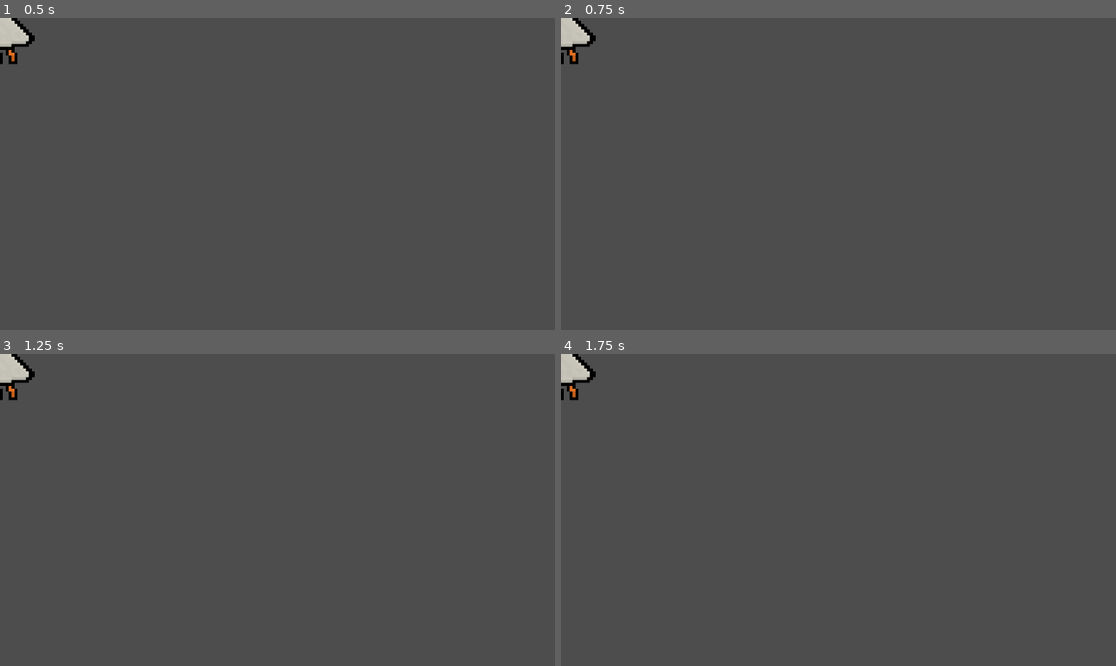
Above: before the commit, frames 1-4 (two rows, left to right).
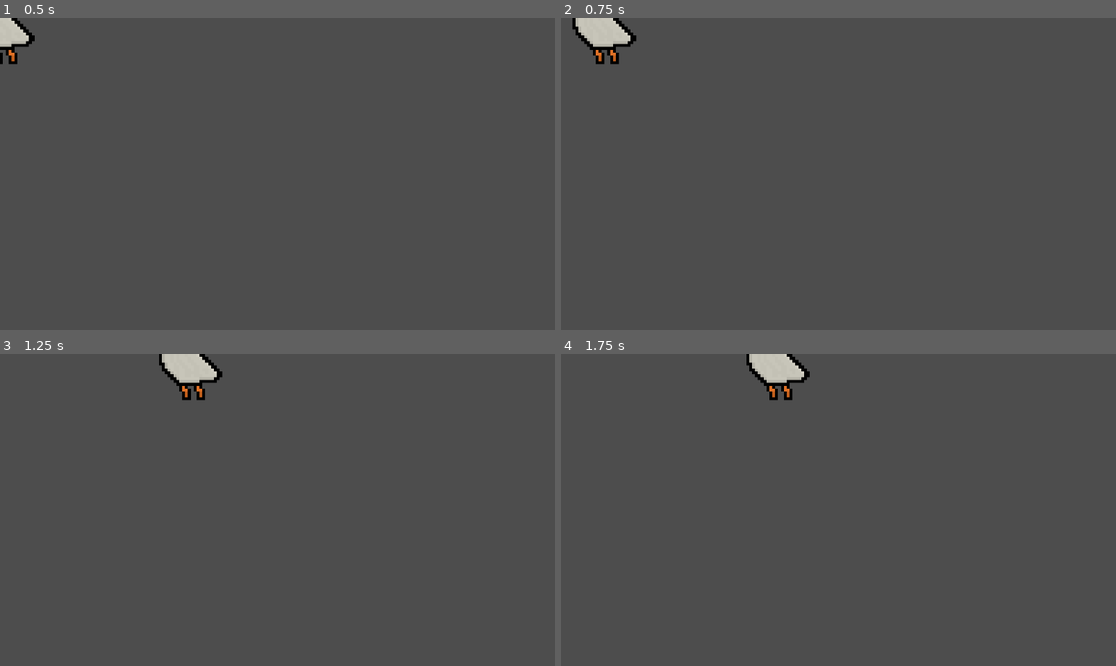
Above: after the commit, the same moments.

Repository: Canapca/NukeDuck
Game: Godot game, scene res://Objects/Player/PlayerCharacter.tscn
Same seed, same stepped clock (60 frames per second), same inputs: the game is played once before the commit and once after it. This scene is started directly instead of the project's main scene.
Inputs (mouse positions are in pixels of both pictures, inside the frame that each line leads up to):
- Up to frame 1 (0.5 s): no input
- Up to frame 2 (0.75 s): tap Enter at 0.5 s; move the mouse to (960, 158) at 0.52 s; hold D (Right, bound only after the commit) from 0.53 s (still down)
- Up to frame 3 (1.25 s): keep holding D (Right, bound only after the commit)
- Up to frame 4 (1.75 s): move the mouse to (727, 525) at 1.27 s; release D (Right, bound only after the commit) at 1.28 s; hold S (Down, bound only after the commit) from 1.28 s (still down)

Frame 1 is identical in both runs. In frame 2, 1.4% of the frame differs, in the area x 0-14%, y 0-15%; in frame 3, 1.6%, in the area x 0-41%, y 0-15%; in frame 4, 1.6%.

Commit message:
Nothing finished, just saving my work on the player controller

Diff:
--- a/project/Objects/Player/PlayerCharacter.tscn
+++ b/project/Objects/Player/PlayerCharacter.tscn
@@ -1,12 +1,14 @@
-[gd_scene load_steps=3 format=3 uid="uid://b8v8s71gf1xu2"]
+[gd_scene load_steps=4 format=3 uid="uid://b8v8s71gf1xu2"]
 
 [ext_resource type="Texture2D" uid="uid://drd6s0rx4ivpn" path="res://Objects/Player/CharacterSprites/Duck01.png" id="1_1cp65"]
+[ext_resource type="Script" uid="uid://clry72qxxnrqc" path="res://Objects/Player/PlayerController.gd" id="1_kgdy8"]
 
 [sub_resource type="CapsuleShape2D" id="CapsuleShape2D_1cp65"]
 radius = 98.0
 height = 322.0
 
 [node name="Player Character" type="CharacterBody2D"]
+script = ExtResource("1_kgdy8")
 
 [node name="CollisionShape2D" type="CollisionShape2D" parent="."]
 position = Vector2(20, 0)
--- /dev/null
+++ b/project/Objects/Player/PlayerController.gd
@@ -0,0 +1,31 @@
+extends CharacterBody2D
+
+var movement = Vector2(0, 0)
+var speed_acceleration = 2
+var speed_max = 15
+
+func GetInput():
+	if Input.is_action_pressed("Left"):
+		movement.x -= speed_acceleration
+	if Input.is_action_pressed("Right"):
+		movement.x +=  speed_acceleration
+	if Input.is_action_pressed("Down"):
+		pass
+	if Input.is_action_pressed("Up"):
+		pass
+
+func MovePlayer():
+	move_and_collide(movement)
+	if (movement.x > speed_max):
+		movement.x = speed_max
+	elif (movement.x < -speed_max):
+		movement.x = -speed_max
+	if (! Input.is_action_pressed("Left")) and (! Input.is_action_pressed("Right")):
+		movement.x = movement.x / 1.6
+	if abs(movement.x) < 0.1:
+		movement.x = 0
+
+
+func _physics_process(delta: float) -> void:
+	GetInput()
+	MovePlayer()
--- a/project/project.godot
+++ b/project/project.godot
@@ -22,6 +22,34 @@
 window/size/mode=3
 window/size/resizable=false
 
+[input]
+
+Up={
+"deadzone": 0.2,
+"events": [Object(InputEventKey,"resource_local_to_scene":false,"resource_name":"","device":-1,"window_id":0,"alt_pressed":false,"shift_pressed":false,"ctrl_pressed":false,"meta_pressed":false,"pressed":false,"keycode":0,"physical_keycode":4194320,"key_label":0,"unicode":0,"location":0,"echo":false,"script":null)
+, Object(InputEventKey,"resource_local_to_scene":false,"resource_name":"","device":-1,"window_id":0,"alt_pressed":false,"shift_pressed":false,"ctrl_pressed":false,"meta_pressed":false,"pressed":false,"keycode":0,"physical_keycode":87,"key_label":0,"unicode":119,"location":0,"echo":false,"script":null)
+, Object(InputEventKey,"resource_local_to_scene":false,"resource_name":"","device":-1,"window_id":0,"alt_pressed":false,"shift_pressed":false,"ctrl_pressed":false,"meta_pressed":false,"pressed":false,"keycode":0,"physical_keycode":32,"key_label":0,"unicode":32,"location":0,"echo":false,"script":null)
+]
+}
+Down={
+"deadzone": 0.2,
+"events": [Object(InputEventKey,"resource_local_to_scene":false,"resource_name":"","device":-1,"window_id":0,"alt_pressed":false,"shift_pressed":false,"ctrl_pressed":false,"meta_pressed":false,"pressed":false,"keycode":0,"physical_keycode":83,"key_label":0,"unicode":115,"location":0,"echo":false,"script":null)
+, Object(InputEventKey,"resource_local_to_scene":false,"resource_name":"","device":-1,"window_id":0,"alt_pressed":false,"shift_pressed":false,"ctrl_pressed":false,"meta_pressed":false,"pressed":false,"keycode":0,"physical_keycode":4194322,"key_label":0,"unicode":0,"location":0,"echo":false,"script":null)
+]
+}
+Left={
+"deadzone": 0.2,
+"events": [Object(InputEventKey,"resource_local_to_scene":false,"resource_name":"","device":-1,"window_id":0,"alt_pressed":false,"shift_pressed":false,"ctrl_pressed":false,"meta_pressed":false,"pressed":false,"keycode":0,"physical_keycode":65,"key_label":0,"unicode":97,"location":0,"echo":false,"script":null)
+, Object(InputEventKey,"resource_local_to_scene":false,"resource_name":"","device":-1,"window_id":0,"alt_pressed":false,"shift_pressed":false,"ctrl_pressed":false,"meta_pressed":false,"pressed":false,"keycode":0,"physical_keycode":4194319,"key_label":0,"unicode":0,"location":0,"echo":false,"script":null)
+]
+}
+Right={
+"deadzone": 0.2,
+"events": [Object(InputEventKey,"resource_local_to_scene":false,"resource_name":"","device":-1,"window_id":0,"alt_pressed":false,"shift_pressed":false,"ctrl_pressed":false,"meta_pressed":false,"pressed":false,"keycode":0,"physical_keycode":68,"key_label":0,"unicode":100,"location":0,"echo":false,"script":null)
+, Object(InputEventKey,"resource_local_to_scene":false,"resource_name":"","device":-1,"window_id":0,"alt_pressed":false,"shift_pressed":false,"ctrl_pressed":false,"meta_pressed":false,"pressed":false,"keycode":0,"physical_keycode":4194321,"key_label":0,"unicode":0,"location":0,"echo":false,"script":null)
+]
+}
+
 [rendering]
 
 textures/canvas_textures/default_texture_filter=0
Not shown, added: project/Objects/Player/PlayerController.gd.uid
